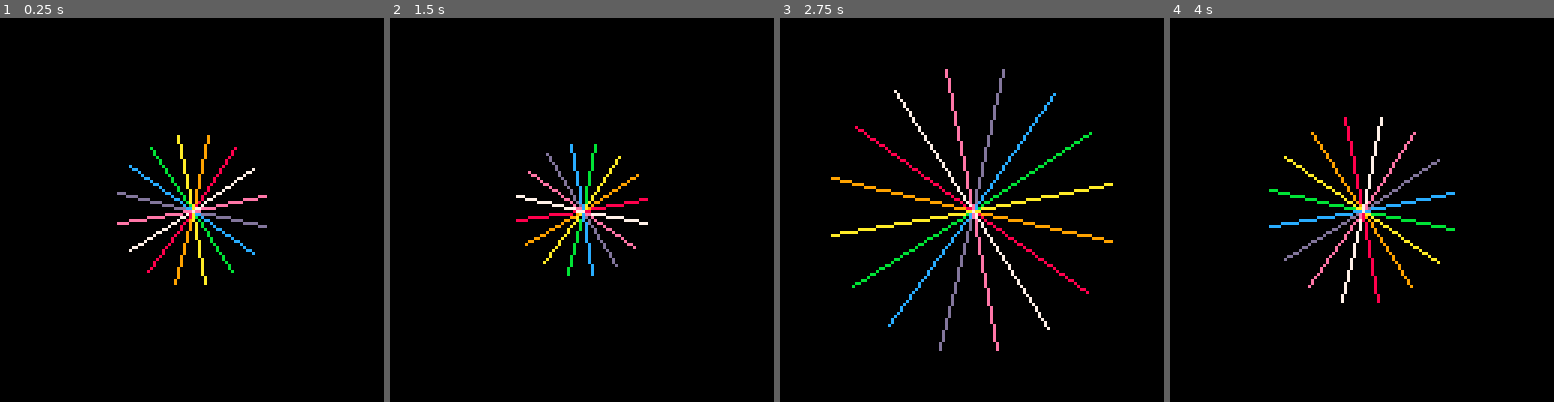
Above: before the commit, frames 1-4 (left to right).
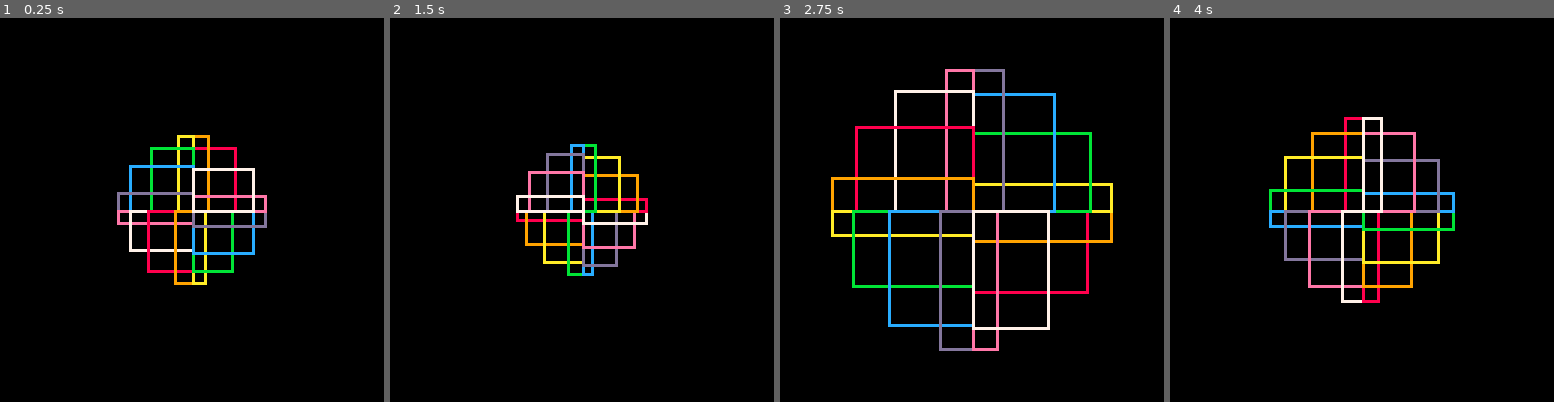
Above: after the commit, the same moments.

Repository: egordorichev/pemsa
Game: PICO-8 cartridge carts/test.p8
Two runs of this game, one before a commit and one after it. Both use one fixed random seed, a clock stepped at 60 frames per second and the inputs below.
Inputs:
- Up to frame 1 (0.25 s): no input
- Up to frame 2 (1.5 s): no input
- Up to frame 3 (2.75 s): no input
- Up to frame 4 (4 s): no input

The runs differ from the first frame. In frame 1, 4.8% of the frame differs, in the area x 30-70%, y 30-70%; in frame 2, 4.1%; in frame 3, 10%, in the area x 13-87%, y 13-87%; in frame 4, 6.2%.

Commit message:
rect() & rectfill()

Diff:
--- a/carts/test.p8
+++ b/carts/test.p8
@@ -10,7 +10,7 @@
 		local x = cos(a) * d + 64
 		local y = sin(a) * d + 64
 
-		line(x, y, 64, 64, i % 8 + 7)
+		rect(x, y, 64, 64, i % 8 + 7)
 	end
 end
 
Not shown, changed: src/pemsa/graphics/pemsa_graphics_api.cpp
